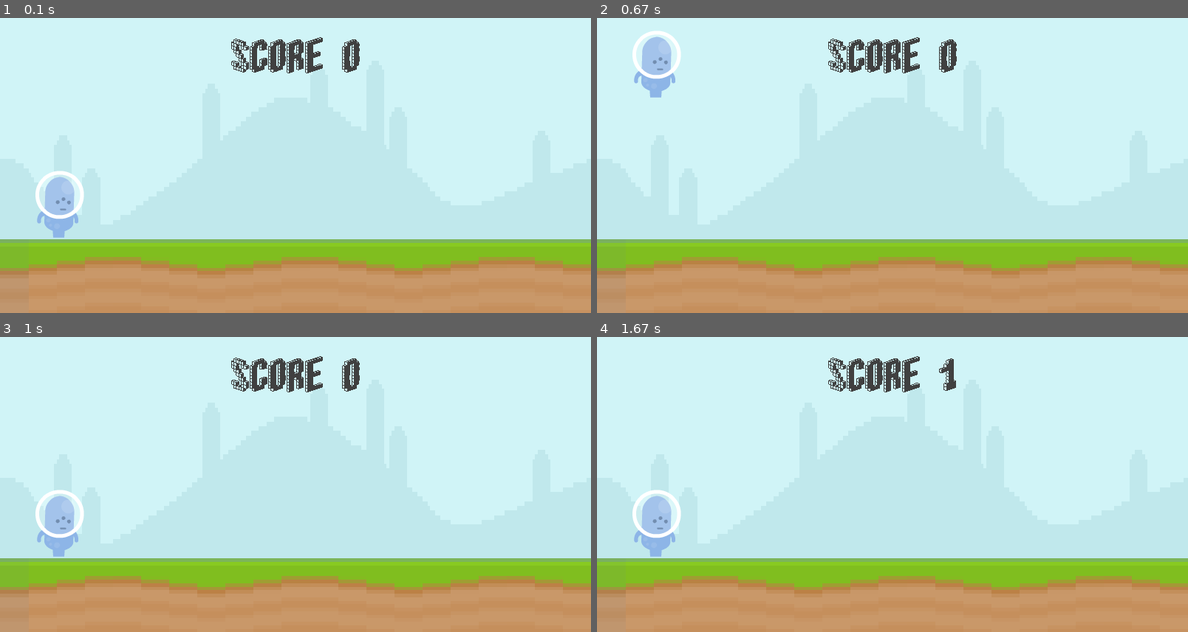
Above: before the commit, frames 1-4 (two rows, left to right).
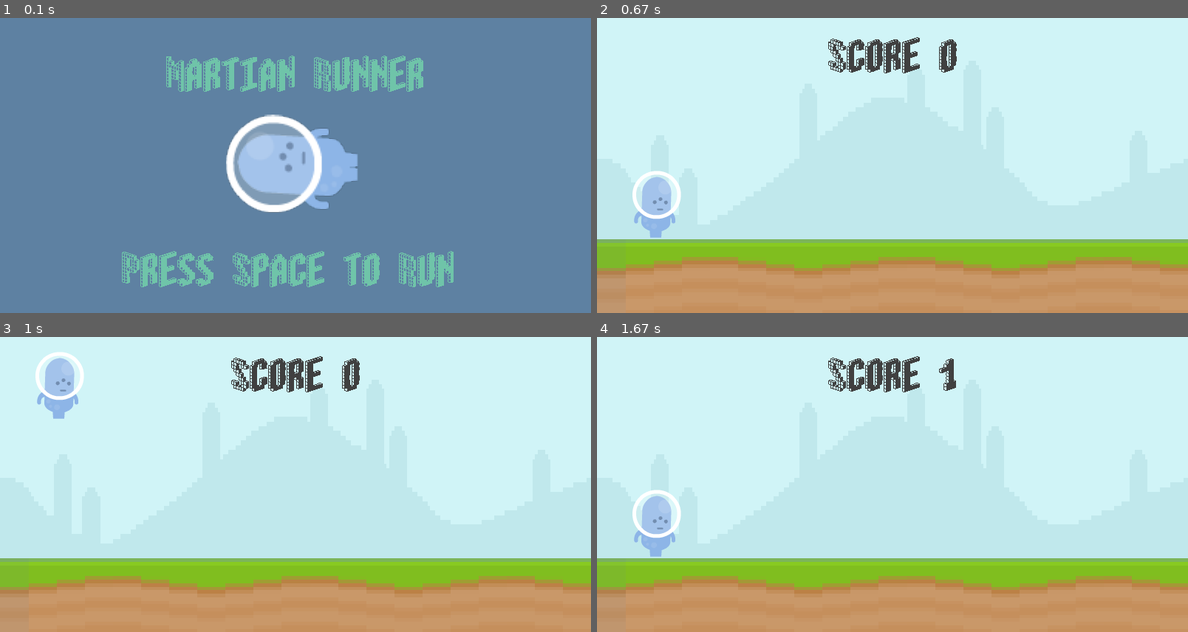
Above: after the commit, the same moments.

Repository: itsevanb/learning-pygame
Game: pygame game, started from first_game.py
Same seed, same stepped clock (60 frames per second), same inputs: the game is played once before the commit and once after it.
Inputs (mouse positions are in pixels of both pictures, inside the frame that each line leads up to):
- Up to frame 1 (0.1 s): no input
- Up to frame 2 (0.67 s): tap Space at 0.33 s
- Up to frame 3 (1 s): click (59, 522) at 0.72 s
- Up to frame 4 (1.67 s): no input

The runs differ from the first frame. In frame 1, 100% of the frame differs, in the area x 0-100%, y 0-100%; in frame 2, 2.3%; in frame 3, 2.3%; in frame 4, nothing differs.

Commit message:
Update first_game.py
got initial message to load at start of game

Diff:
--- a/first_game.py
+++ b/first_game.py
@@ -34,9 +34,10 @@
 pygame.display.set_caption("Runner")  # Set the title of the window
 clock = pygame.time.Clock() # Create a clock object
 font = pygame.font.Font('font/Blox2.ttf', 50)   # Create a font object
-game_active = True
+game_active = False
 start_time = 0 # Set the start time of the game
 score = 0
+
 
 sky_surface = pygame.image.load('graphics/sky.png').convert() # Load the image and convert it to a surface
 sky_surface = pygame.transform.scale(sky_surface, (screen_width, screen_height))
